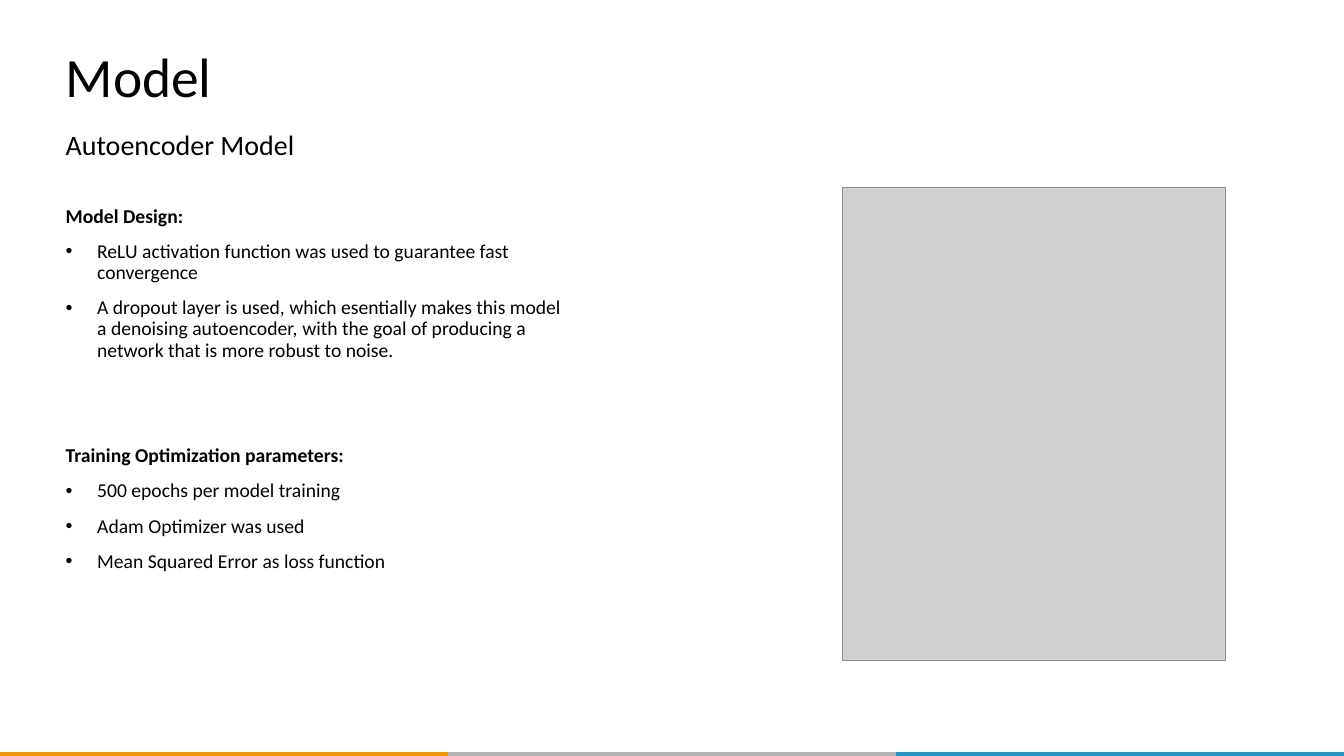
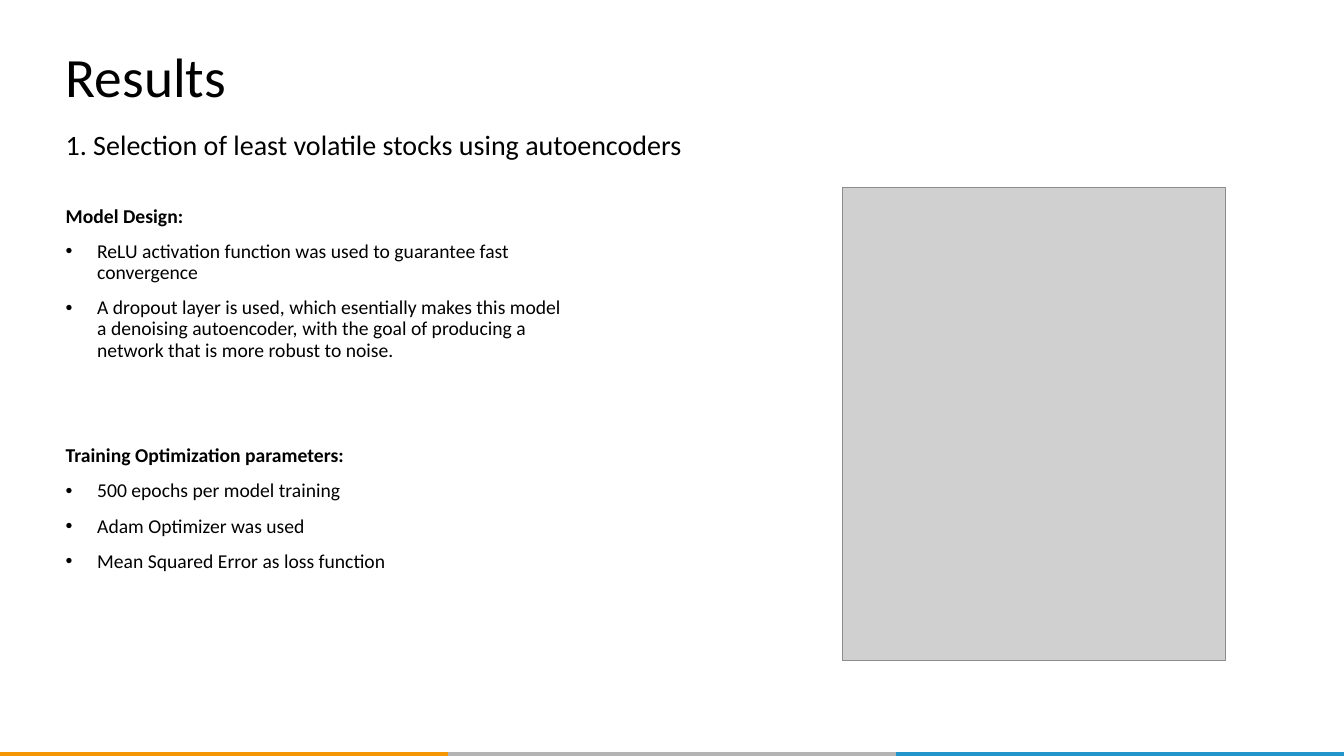
Before and after one commit to QUER01/FinanceModule, a slide deck: slide 26 of docs/dlw_conference_presentation.pptx (slide 19 before the commit). Drawn at 1344x756 pixels with LibreOffice and Linux fonts; fonts in the diff are those of the drawing; grey boxes stand for pictures; background and template pictures are left out. Boxes give left, top, right and bottom in pixels: in the first picture for what was removed or moved away, otherwise in the second. Text is boxed around its words. In the diff, an @@ line names an element or a change of style, - is before the commit and + after.

```diff
--- a/docs/dlw_conference_presentation.pptx
+++ b/docs/dlw_conference_presentation.pptx
@@ title at bbox=[66, 58, 226, 98]: text changed @@
-Model
+Results
@@ subtitle at bbox=[66, 135, 681, 160]: text changed @@
-Autoencoder Model
+1. Selection of least volatile stocks using autoencoders
```
Also in this commit, not shown: 17 other slides changed, 15 slides added, 5 slides removed, 5 other files.
